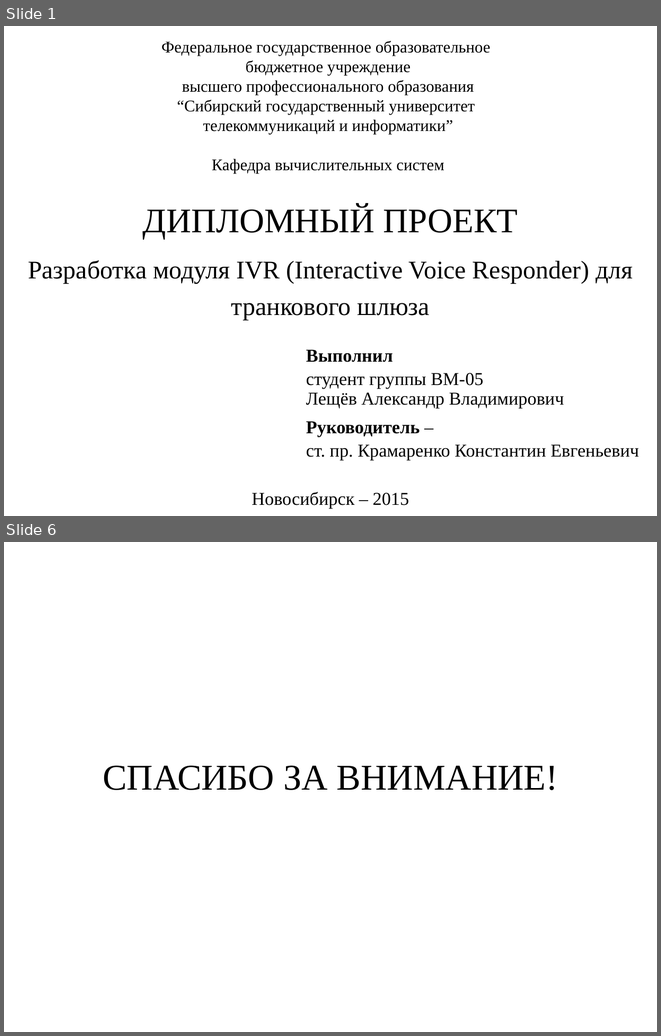
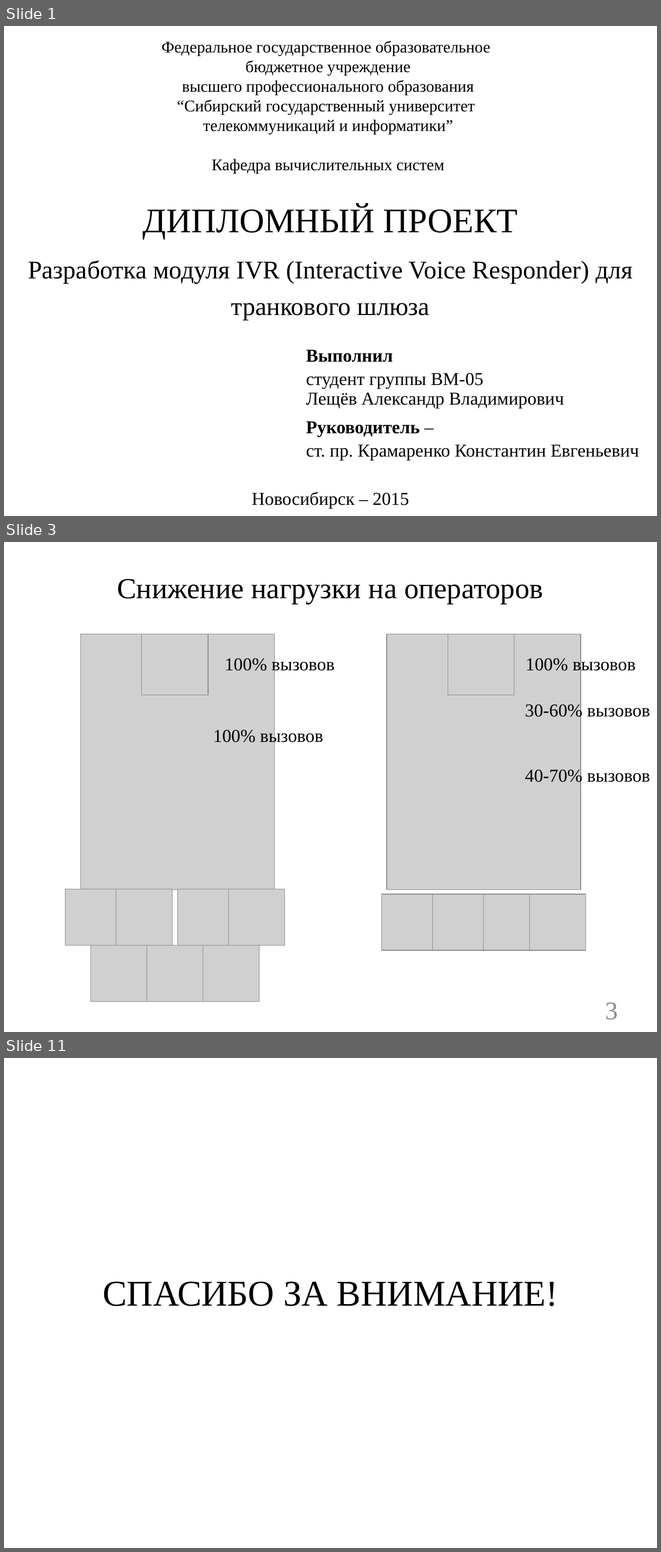
Before and after one commit to ALeschev/tunel, a slide deck: sibsutis/2015/dpl/diploma_submission/diploma_submission_pptx.pptx. Shown one above the other, each under a label of ours: slides 1 and 6 before the commit, slides 1, 3 and 11 after it; the slides between them are not shown. The pictures are 661x1036 and 661x1552 pixels, drawn with LibreOffice and Linux fonts; fonts in the diff are those of the drawing; grey boxes stand for pictures; background and template pictures are left out. Boxes give left, top, right and bottom in pixels: in the first picture for what was removed or moved away, otherwise in the second. Text is boxed around its words. In the diff, an @@ line names an element or a change of style, - is before the commit and + after.

```diff
--- a/sibsutis/2015/dpl/diploma_submission/diploma_submission_pptx.pptx
+++ b/sibsutis/2015/dpl/diploma_submission/diploma_submission_pptx.pptx
@@ slide 3 added at [4, 542, 657, 1032], background #FFFFFF @@
@@ title added at [117, 579, 543, 603], 32 pt, text #000000 @@
+Снижение нагрузки на операторов
@@ picture added at [80, 634, 274, 890] @@
@@ picture added at [142, 634, 209, 696] @@
@@ picture added at [387, 634, 581, 890] @@
@@ picture added at [448, 634, 514, 696] @@
@@ text added at [224, 656, 335, 674], 20 pt, text #000000 @@
+100% вызовов
@@ text added at [526, 656, 636, 674], 20 pt, text #000000 @@
+100% вызовов
@@ text added at [525, 702, 650, 720], 20 pt, text #000000 @@
+30-60% вызовов
@@ text added at [213, 728, 323, 746], 20 pt, text #000000 @@
+100% вызовов
@@ text added at [525, 767, 650, 785], 20 pt, text #000000 @@
+40-70% вызовов
@@ picture added at [65, 889, 122, 945] @@
@@ picture added at [116, 889, 173, 945] @@
@@ picture added at [178, 889, 234, 945] @@
@@ picture added at [229, 889, 285, 945] @@
@@ picture added at [381, 894, 438, 950] @@
@@ picture added at [432, 894, 488, 950] @@
@@ picture added at [483, 894, 539, 950] @@
@@ picture added at [530, 894, 586, 950] @@
@@ picture added at [91, 945, 147, 1001] @@
@@ picture added at [147, 945, 203, 1001] @@
@@ picture added at [203, 945, 259, 1001] @@
@@ page number added at [605, 1002, 618, 1020], 28 pt, text #8C8C8C @@
+3
@@ what was slide 6 is now slide 11 @@
```
Also in this commit, not shown: 2 slides changed, 6 other slides added, 2 slides removed, 24 other files.
